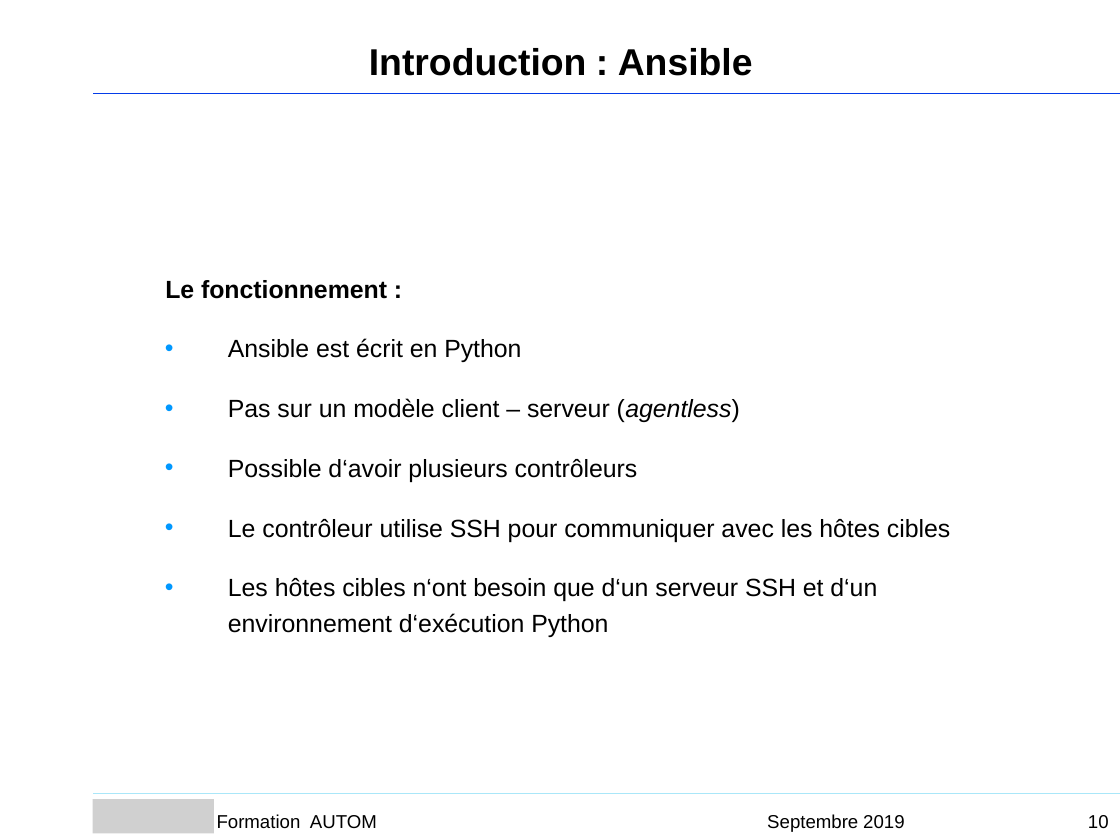
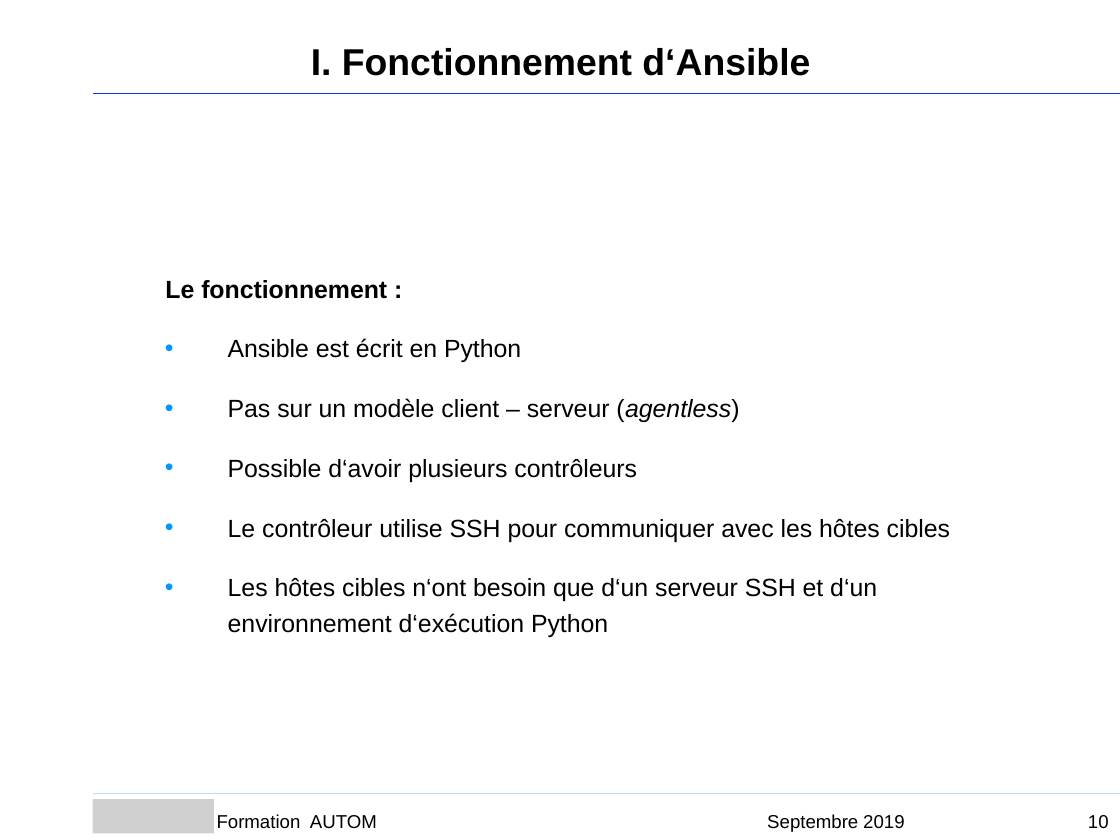
Before and after one commit to Sputnik93/cours_ansible, a slide deck: slide 10 of Ansible_support_cours_AGO.ppt. Drawn at 1120x840 pixels with LibreOffice and Linux fonts; fonts in the diff are those of the drawing; grey boxes stand for pictures; background and template pictures are left out. Boxes give left, top, right and bottom in pixels: in the first picture for what was removed or moved away, otherwise in the second. Text is boxed around its words. In the diff, an @@ line names an element or a change of style, - is before the commit and + after.

```diff
--- a/Ansible_support_cours_AGO.ppt
+++ b/Ansible_support_cours_AGO.ppt
@@ text at (311, 48, 810, 76): text changed @@
-Introduction : Ansible
+I. Fonctionnement d‘Ansible
```
Also in this commit, not shown: 32 other slides changed, 1 slide removed.
